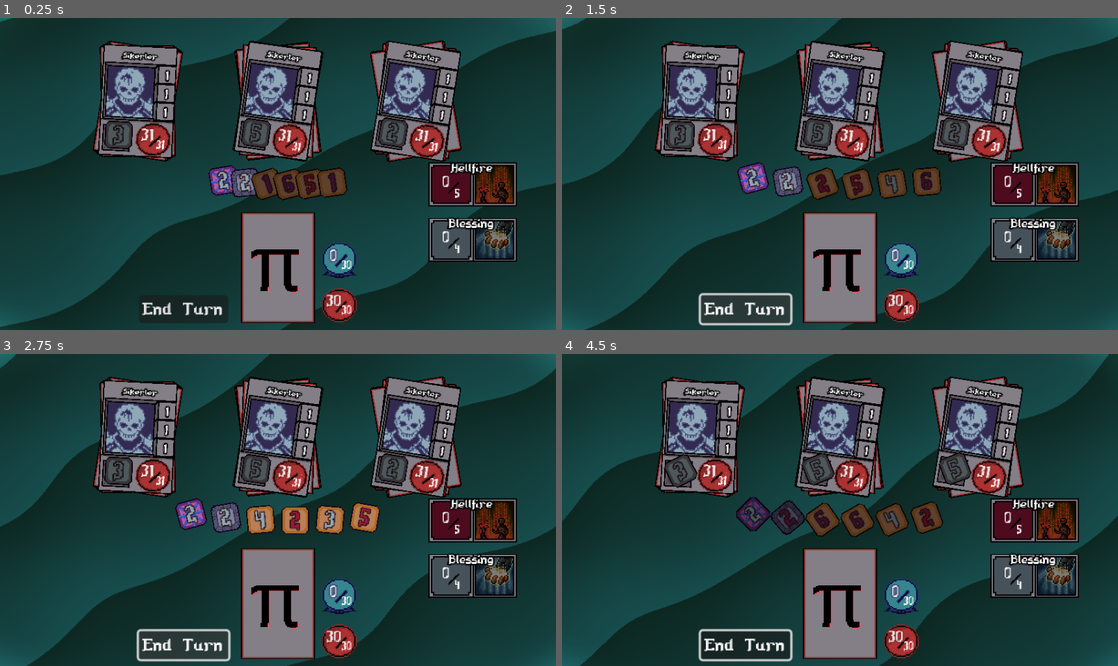
Above: before the commit, frames 1-4 (two rows, left to right).
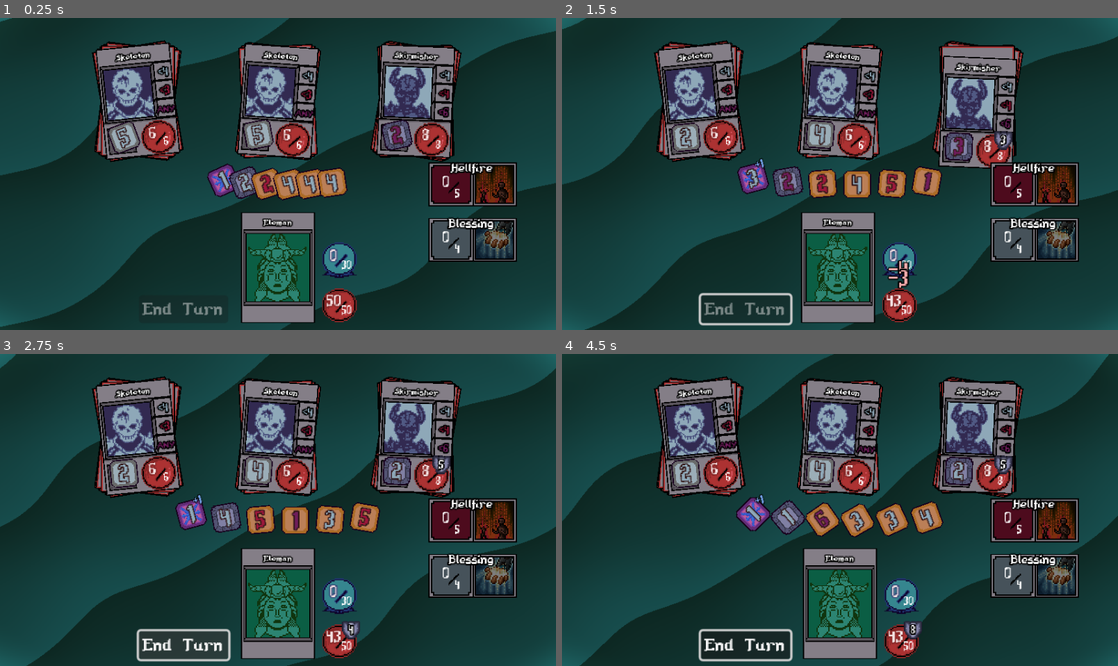
Above: after the commit, the same moments.

Repository: PneumaAetherLogos/eyvah
Game: Godot game, scene res://scenes/main_scene.tscn
Two runs of this game, one before a commit and one after it. Both use one fixed random seed, a clock stepped at 60 frames per second and the inputs below.
Inputs (mouse positions are in pixels of both pictures, inside the frame that each line leads up to):
- Up to frame 1 (0.25 s): no input
- Up to frame 2 (1.5 s): click (745, 308) at 0.5 s, where only the run before the commit has a clickable "End Turn"; click (745, 308) at 1.25 s, where only the run before the commit has a clickable "End Turn"
- Up to frame 3 (2.75 s): click (183, 644) at 2 s, where only the run before the commit has a clickable "End Turn"
- Up to frame 4 (4.5 s): move the mouse to (751, 513) at 2.77 s; hold Z (TEST) 2.78-3.53 s; click (751, 513) at 2.92 s; move the mouse to (789, 516) at 3.52 s; tap Z (TEST) at 3.6 s; click (789, 516) at 3.67 s; move the mouse to (823, 519) at 4.27 s; hold Z (TEST) from 4.28 s (still down); click (823, 519) at 4.42 s

The runs differ from the first frame. In frame 1, 17% of the frame differs, in the area x 16-83%, y 7-98%; in frame 2, 18%; in frame 3, 15%; in frame 4, 17%.
Error before the commit: Parse Error: The member "health" already exists in parent class CardNode. (res://scenes/character_nodes/character_card_node.gd:13)

Commit message:
olsana ammmk

Diff:
--- a/per_edro_ad_astra/resources/enemies/enemy.gd
+++ /dev/null
@@ -1,10 +0,0 @@
-extends Resource
-class_name Enemy
-
-@export var title: String = "UNUTMA!"
-@export var texture: Texture2D
-
-@export var health: int = 1
-
-@export var conditions: Array[Condition] = []
-@export var dice: Dice
--- a/per_edro_ad_astra/resources/enemies/skeleton.tres
+++ /dev/null
@@ -1,36 +0,0 @@
-[gd_resource type="Resource" script_class="Enemy" load_steps=8 format=3 uid="uid://cqswgw24rf8d"]
-
-[ext_resource type="Script" uid="uid://5j7ah3dic0tp" path="res://resources/condition.gd" id="1_yxr72"]
-[ext_resource type="Script" uid="uid://c1gsxp0mohjys" path="res://resources/enemies/enemy.gd" id="2_7hthy"]
-[ext_resource type="Resource" uid="uid://seavkqovy8g5" path="res://resources/dice/skeleton_dice.tres" id="2_repbl"]
-[ext_resource type="Texture2D" uid="uid://b5to7ji4xhj0v" path="res://assets/characters/skeleton.png" id="3_7hthy"]
-
-[sub_resource type="Resource" id="Resource_repbl"]
-script = ExtResource("1_yxr72")
-type = 0
-comperator = 0
-value = 4
-metadata/_custom_type_script = "uid://5j7ah3dic0tp"
-
-[sub_resource type="Resource" id="Resource_wp1rg"]
-script = ExtResource("1_yxr72")
-type = 1
-comperator = 0
-value = 3
-metadata/_custom_type_script = "uid://5j7ah3dic0tp"
-
-[sub_resource type="Resource" id="Resource_g1uiq"]
-script = ExtResource("1_yxr72")
-type = 2
-comperator = 3
-value = 0
-metadata/_custom_type_script = "uid://5j7ah3dic0tp"
-
-[resource]
-script = ExtResource("2_7hthy")
-title = "Skeleton"
-texture = ExtResource("3_7hthy")
-health = 6
-conditions = Array[ExtResource("1_yxr72")]([SubResource("Resource_repbl"), SubResource("Resource_wp1rg"), SubResource("Resource_g1uiq")])
-dice = ExtResource("2_repbl")
-metadata/_custom_type_script = "uid://c1gsxp0mohjys"
--- a/per_edro_ad_astra/scenes/card_node.gd
+++ /dev/null
@@ -1,85 +0,0 @@
-extends Node2D
-class_name CardNode
-
-@export var enemy: Enemy:
-	set(value):
-		enemy = value
-		if not value: return
-		if not is_inside_tree():
-			await ready
-		$Skin.texture = enemy.texture
-		$Title.text = enemy.title
-		health = enemy.health
-		$Conditions.set_condition_visuals(enemy.conditions)
-		$DiceNode.dice = enemy.dice
-
-var health: int:
-	set(value):
-		health = value
-		$Health.text = str(health)
-
-var flipped: bool = false:
-	set(value):
-		flipped = value
-		if flipped:
-			$Animations.play("FLIP")
-		else:
-			$Animations.play_backwards("FLIP")
-
-		$Area.monitoring = value
-		$Area.monitorable = value
-		viable = value
-
-var viable: bool = false
-
-
-func _ready() -> void:
-	$DiceNode.disabled = true
-	rotation_degrees = randf_range(-10, 10)
-	get_tree().current_scene.turn_start.connect(turn_start)
-
-
-func turn_start() -> void:
-	if viable:
-		$DiceNode.on_turn_start()
-
-
-func check_validity(t: Database.Types, v: int) -> bool:
-	for con in enemy.conditions:
-		if con.check_validity(t, v):
-			return true
-
-	return false
-
-
-
-func attack() -> void:
-	var die = $DiceNode
-	if die.disabled: return
-	var tween = create_tween()
-	tween.tween_property(self, "position", Vector2(0, 10), 0.1)
-	get_player().hp -= die.get_current_face_value()
-	tween.tween_property(self, "position", Vector2.ZERO, 0.3)
-	await tween.finished
-	tween.kill()
-
-
-func take_damage(value: int) -> void:
-	health -= value
-	if health <= 0:
-		death()
-
-func death() -> void:
-	viable = false
-	var gain_xp: int
-	if health == 0: gain_xp = 6
-	else: gain_xp = 3
-	get_tree().get_first_node_in_group("PLAYER").xp += gain_xp
-
-	$Animations.play("DEATH")
-	await $Animations.animation_finished
-	reparent(get_tree().current_scene)
-	queue_free()
-
-func get_player() -> Node2D:
-	return get_tree().get_first_node_in_group("PLAYER")
--- a/per_edro_ad_astra/scenes/card_node.tscn
+++ /dev/null
@@ -1,261 +0,0 @@
-[gd_scene load_steps=15 format=3 uid="uid://cu2aq1g23xhvy"]
-
-[ext_resource type="Texture2D" uid="uid://b5to7ji4xhj0v" path="res://assets/characters/skeleton.png" id="1_f8qrr"]
-[ext_resource type="Texture2D" uid="uid://dbkft0c8pqn8h" path="res://assets/card_base.png" id="1_q088t"]
-[ext_resource type="Script" uid="uid://ebrfi0fdvv23" path="res://scenes/card_node.gd" id="1_tg5wo"]
-[ext_resource type="Resource" uid="uid://cqswgw24rf8d" path="res://resources/enemies/skeleton.tres" id="2_vvwvd"]
-[ext_resource type="Texture2D" uid="uid://cokskq4busuo8" path="res://assets/card_back.png" id="4_t5h7p"]
-[ext_resource type="Script" uid="uid://q51pag6l8ebq" path="res://scenes/condition_nodes.gd" id="4_vvwvd"]
-[ext_resource type="PackedScene" uid="uid://bpc0hi3fts65r" path="res://scenes/dice_node.tscn" id="5_unbu0"]
-[ext_resource type="Resource" uid="uid://seavkqovy8g5" path="res://resources/dice/skeleton_dice.tres" id="6_wypkk"]
-
-[sub_resource type="Animation" id="Animation_wypkk"]
-resource_name = "DEATH"
-length = 0.6
-step = 0.005
-tracks/0/type = "value"
-tracks/0/imported = false
-tracks/0/enabled = true
-tracks/0/path = NodePath(".:position")
-tracks/0/interp = 1
-tracks/0/loop_wrap = true
-tracks/0/keys = {
-"times": PackedFloat32Array(0, 0.6),
-"transitions": PackedFloat32Array(1, 1),
-"update": 0,
-"values": [Vector2(0, 0), Vector2(0, -10)]
-}
-tracks/1/type = "value"
-tracks/1/imported = false
-tracks/1/enabled = true
-tracks/1/path = NodePath(".:modulate")
-tracks/1/interp = 1
-tracks/1/loop_wrap = true
-tracks/1/keys = {
-"times": PackedFloat32Array(0, 0.6),
-"transitions": PackedFloat32Array(1, 1),
-"update": 0,
-"values": [Color(1, 1, 1, 1), Color(1, 1, 1, 0)]
-}
-
-[sub_resource type="Animation" id="Animation_vvwvd"]
-resource_name = "FLIP"
-length = 0.2
-step = 0.005
-tracks/0/type = "value"
-tracks/0/imported = false
-tracks/0/enabled = true
-tracks/0/path = NodePath(".:scale")
-tracks/0/interp = 1
-tracks/0/loop_wrap = true
-tracks/0/keys = {
-"times": PackedFloat32Array(0, 0.1, 0.2),
-"transitions": PackedFloat32Array(1, 1, 1),
-"update": 0,
-"values": [Vector2(1, 1), Vector2(0, 1), Vector2(1, 1)]
-}
-tracks/1/type = "value"
-tracks/1/imported = false
-tracks/1/enabled = true
-tracks/1/path = NodePath("CardBack:visible")
-tracks/1/interp = 1
-tracks/1/loop_wrap = true
-tracks/1/keys = {
-"times": PackedFloat32Array(0, 0.095, 0.1, 0.2),
-"transitions": PackedFloat32Array(1, 1, 1, 1),
-"update": 1,
-"values": [true, true, false, false]
-}
-
-[sub_resource type="Animation" id="Animation_unbu0"]
-length = 0.001
-tracks/0/type = "value"
-tracks/0/imported = false
-tracks/0/enabled = true
-tracks/0/path = NodePath(".:scale")
-tracks/0/interp = 1
-tracks/0/loop_wrap = true
-tracks/0/keys = {
-"times": PackedFloat32Array(0),
-"transitions": PackedFloat32Array(1),
-"update": 0,
-"values": [Vector2(1, 1)]
-}
-tracks/1/type = "value"
-tracks/1/imported = false
-tracks/1/enabled = true
-tracks/1/path = NodePath("CardBack:visible")
-tracks/1/interp = 1
-tracks/1/loop_wrap = true
-tracks/1/keys = {
-"times": PackedFloat32Array(0),
-"transitions": PackedFloat32Array(1),
-"update": 1,
-"values": [true]
-}
-tracks/2/type = "value"
-tracks/2/imported = false
-tracks/2/enabled = true
-tracks/2/path = NodePath(".:position")
-tracks/2/interp = 1
-tracks/2/loop_wrap = true
-tracks/2/keys = {
-"times": PackedFloat32Array(0),
-"transitions": PackedFloat32Array(1),
-"update": 0,
-"values": [Vector2(0, 0)]
-}
-tracks/3/type = "value"
-tracks/3/imported = false
-tracks/3/enabled = true
-tracks/3/path = NodePath(".:modulate")
-tracks/3/interp = 1
-tracks/3/loop_wrap = true
-tracks/3/keys = {
-"times": PackedFloat32Array(0),
-"transitions": PackedFloat32Array(1),
-"update": 0,
-"values": [Color(1, 1, 1, 1)]
-}
-
-[sub_resource type="AnimationLibrary" id="AnimationLibrary_wypkk"]
-_data = {
-&"DEATH": SubResource("Animation_wypkk"),
-&"FLIP": SubResource("Animation_vvwvd"),
-&"RESET": SubResource("Animation_unbu0")
-}
-
-[sub_resource type="ShaderMaterial" id="ShaderMaterial_pnkdx"]
-
-[sub_resource type="RectangleShape2D" id="RectangleShape2D_vvwvd"]
-size = Vector2(62, 94)
-
-[node name="CardNode" type="Node2D"]
-script = ExtResource("1_tg5wo")
-enemy = ExtResource("2_vvwvd")
-
-[node name="Skin" type="Sprite2D" parent="."]
-use_parent_material = true
-position = Vector2(-8, -8)
-texture = ExtResource("1_f8qrr")
-
-[node name="CardBase" type="Sprite2D" parent="."]
-use_parent_material = true
-texture = ExtResource("1_q088t")
-
-[node name="DiceNode" parent="." instance=ExtResource("5_unbu0")]
-position = Vector2(-15, 30)
-dice = ExtResource("6_wypkk")
-
-[node name="Animations" type="AnimationPlayer" parent="."]
-libraries = {
-&"": SubResource("AnimationLibrary_wypkk")
-}
-
-[node name="Health" type="Label" parent="."]
-anchors_preset = 3
-anchor_left = 1.0
-anchor_top = 1.0
-anchor_right = 1.0
-anchor_bottom = 1.0
-offset_left = 4.0
-offset_top = 22.0
-offset_right = 28.0
-offset_bottom = 45.0
-grow_horizontal = 0
-grow_vertical = 0
-theme_override_colors/font_color = Color(0.96093, 0.676604, 0.683004, 1)
-theme_override_colors/font_outline_color = Color(0.529412, 0.152941, 0.152941, 1)
-theme_override_constants/outline_size = 4
-theme_override_font_sizes/font_size = 12
-text = "31"
-horizontal_alignment = 1
-vertical_alignment = 1
-
-[node name="Title" type="Label" parent="."]
-custom_minimum_size = Vector2(62, 16)
-anchors_preset = 8
-anchor_left = 0.5
-anchor_top = 0.5
-anchor_right = 0.5
-anchor_bottom = 0.5
-offset_left = -30.0
-offset_top = -48.0
-offset_right = 32.0
-offset_bottom = -32.0
-grow_horizontal = 2
-grow_vertical = 2
-theme_override_constants/paragraph_spacing = 0
-theme_override_constants/outline_size = 4
-theme_override_font_sizes/font_size = 6
-text = "Sikerler"
-horizontal_alignment = 1
-vertical_alignment = 1
-
-[node name="Conditions" type="Node2D" parent="."]
-script = ExtResource("4_vvwvd")
-
-[node name="Cond1" type="Label" parent="Conditions"]
-anchors_preset = 8
-anchor_left = 0.5
-anchor_top = 0.5
-anchor_right = 0.5
-anchor_bottom = 0.5
-offset_left = 15.0
-offset_top = -30.0
-offset_right = 34.0
-offset_bottom = -16.0
-grow_horizontal = 2
-grow_vertical = 2
-theme_override_constants/outline_size = 4
-theme_override_font_sizes/font_size = 8
-text = "1"
-horizontal_alignment = 1
-vertical_alignment = 1
-
-[node name="Cond2" type="Label" parent="Conditions"]
-anchors_preset = 8
-anchor_left = 0.5
-anchor_top = 0.5
-anchor_right = 0.5
-anchor_bottom = 0.5
-offset_left = 15.0
-offset_top = -14.0
-offset_right = 34.0
-grow_horizontal = 2
-grow_vertical = 2
-theme_override_constants/outline_size = 4
-theme_override_font_sizes/font_size = 8
-text = "1"
-horizontal_alignment = 1
-vertical_alignment = 1
-
-[node name="Cond3" type="Label" parent="Conditions"]
-anchors_preset = 8
-anchor_left = 0.5
-anchor_top = 0.5
-anchor_right = 0.5
-anchor_bottom = 0.5
-offset_left = 15.0
-offset_top = 2.0
-offset_right = 34.0
-offset_bottom = 16.0
-grow_horizontal = 2
-grow_vertical = 2
-theme_override_constants/outline_size = 4
-theme_override_font_sizes/font_size = 8
-text = "1"
-horizontal_alignment = 1
-vertical_alignment = 1
-
-[node name="CardBack" type="Sprite2D" parent="."]
-material = SubResource("ShaderMaterial_pnkdx")
-use_parent_material = true
-texture = ExtResource("4_t5h7p")
-
-[node name="Area" type="Area2D" parent="."]
-monitoring = false
-monitorable = false
-
-[node name="CollisionShape2D" type="CollisionShape2D" parent="Area"]
-shape = SubResource("RectangleShape2D_vvwvd")
--- a/per_edro_ad_astra/scenes/character_nodes/character_card_node.gd
+++ b/per_edro_ad_astra/scenes/character_nodes/character_card_node.gd
@@ -48,6 +48,9 @@
 
 func death() -> void:
 
+	for i in get_groups():
+		remove_from_group(i)
+
 	$Animations.play("DEATH")
 	await $Animations.animation_finished
 	reparent(get_parent())
--- a/per_edro_ad_astra/scenes/character_nodes/character_card_node.tscn
+++ b/per_edro_ad_astra/scenes/character_nodes/character_card_node.tscn
@@ -87,9 +87,9 @@
 anchor_right = 0.5
 anchor_bottom = 0.5
 offset_left = -11.0
-offset_top = -14.0
+offset_top = -13.0
 offset_right = -4.0
-offset_bottom = -4.0
+offset_bottom = -3.0
 grow_horizontal = 2
 grow_vertical = 2
 theme_override_constants/outline_size = 4
--- a/per_edro_ad_astra/scenes/condition_nodes.gd
+++ /dev/null
@@ -1,24 +0,0 @@
-extends Node2D
-
-
-func set_condition_visuals(conds: Array[Condition]) -> void:
-	for con in conds:
-		var string: String = ""
-		var child: Label = get_child(conds.find(con))
-		match con.comperator:
-			Condition.Comperator.LOWER:
-				string += "<"
-			Condition.Comperator.GREATER:
-				string += ">"
-			_:
-				string += ""
-
-		if con.comperator == Condition.Comperator.NONE:
-			string += "ANY"
-			child.set("theme_override_font_sizes/font_size", 6)
-		else:
-			string += str(con.value)
-
-
-		child.text = string
-		child.set("theme_override_colors/font_color", Database.get_color(con.type))
--- a/per_edro_ad_astra/scenes/dice_node.gd
+++ /dev/null
@@ -1,62 +0,0 @@
-extends Node2D
-class_name DiceNode
-
-@export var dice: Dice:
-	set(value):
-		dice = value
-		if not value: return
-		elif not is_inside_tree():
-			await ready
-
-		$Skin.texture = dice.texture
-		change_face()
-
-var current_face: int:
-	set(value):
-		current_face = value
-		%Value.text = str(dice.values[value])
-		%Value.set("theme_override_colors/font_color", Database.get_color(dice.face_types[value]))
-
-
-
-@export var disabled: bool = false:
-	set(value):
-		disabled = value
-		if value:
-			modulate = "808080"
-		else:
-			modulate = "ffffff"
-
-
-func change_face() -> void:
-	current_face = randi_range(0, 5)
-
-func roll() -> void:
-	$Animations.play("ROLL")
-
-
-func on_turn_start() -> void:
-	roll()
-
-func _input(event: InputEvent) -> void:
-	if event.is_action_pressed("TEST"):
-		roll()
-
-
-func on_turn_end() -> void:
-	pass
-
-
-
-func attack(_target: CardNode) -> void:
-	pass
-
-
-
-
-
-func get_current_face_type() -> Database.Types:
-	return dice.face_types[current_face]
-
-func get_current_face_value() -> int:
-	return dice.values[current_face]
--- a/per_edro_ad_astra/scenes/dice_node.tscn
+++ /dev/null
@@ -1,118 +0,0 @@
-[gd_scene load_steps=6 format=3 uid="uid://bpc0hi3fts65r"]
-
-[ext_resource type="Script" uid="uid://hpcyx13gwbh3" path="res://scenes/dice_node.gd" id="1_kn180"]
-[ext_resource type="Texture2D" uid="uid://cky3yb0gs3bws" path="res://assets/dice_base.png" id="2_kn180"]
-
-[sub_resource type="Animation" id="Animation_wwg4l"]
-length = 0.001
-tracks/0/type = "value"
-tracks/0/imported = false
-tracks/0/enabled = true
-tracks/0/path = NodePath(".:disabled")
-tracks/0/interp = 1
-tracks/0/loop_wrap = true
-tracks/0/keys = {
-"times": PackedFloat32Array(0),
-"transitions": PackedFloat32Array(1),
-"update": 1,
-"values": [false]
-}
-tracks/1/type = "value"
-tracks/1/imported = false
-tracks/1/enabled = true
-tracks/1/path = NodePath("Skin:rotation")
-tracks/1/interp = 1
-tracks/1/loop_wrap = true
-tracks/1/keys = {
-"times": PackedFloat32Array(0),
-"transitions": PackedFloat32Array(1),
-"update": 0,
-"values": [0.0]
-}
-
-[sub_resource type="Animation" id="Animation_0raj7"]
-resource_name = "ROLL"
-length = 0.5
-tracks/0/type = "value"
-tracks/0/imported = false
-tracks/0/enabled = true
-tracks/0/path = NodePath("Skin:rotation")
-tracks/0/interp = 1
-tracks/0/loop_wrap = true
-tracks/0/keys = {
-"times": PackedFloat32Array(0, 0.1, 0.2, 0.3, 0.4, 0.5),
-"transitions": PackedFloat32Array(1, 1, 1, 1, 1, 1),
-"update": 0,
-"values": [0.0, 0.785398, -0.785398, 0.785398, -0.785398, 0.0]
-}
-tracks/1/type = "method"
-tracks/1/imported = false
-tracks/1/enabled = true
-tracks/1/path = NodePath(".")
-tracks/1/interp = 1
-tracks/1/loop_wrap = true
-tracks/1/keys = {
-"times": PackedFloat32Array(0, 0.1, 0.2, 0.3, 0.4, 0.5),
-"transitions": PackedFloat32Array(1, 1, 1, 1, 1, 1),
-"values": [{
-"args": [],
-"method": &"change_face"
-}, {
-"args": [],
-"method": &"change_face"
-}, {
-"args": [],
-"method": &"change_face"
-}, {
-"args": [],
-"method": &"change_face"
-}, {
-"args": [],
-"method": &"change_face"
-}, {
-"args": [],
-"method": &"change_face"
-}]
-}
-tracks/2/type = "value"
-tracks/2/imported = false
-tracks/2/enabled = true
-tracks/2/path = NodePath(".:disabled")
-tracks/2/interp = 1
-tracks/2/loop_wrap = true
-tracks/2/keys = {
-"times": PackedFloat32Array(0, 0.5),
-"transitions": PackedFloat32Array(1, 1),
-"update": 1,
-"values": [true, false]
-}
-
-[sub_resource type="AnimationLibrary" id="AnimationLibrary_wwg4l"]
-_data = {
-&"RESET": SubResource("Animation_wwg4l"),
-&"ROLL": SubResource("Animation_0raj7")
-}
-
-[node name="DiceNode" type="Node2D"]
-script = ExtResource("1_kn180")
-
-[node name="Skin" type="Sprite2D" parent="."]
-texture = ExtResource("2_kn180")
-
-[node name="Value" type="Label" parent="Skin"]
-unique_name_in_owner = true
-offset_left = -11.0
-offset_top = -11.0
-offset_right = 13.0
-offset_bottom = 13.0
-theme_override_colors/font_outline_color = Color(0.2, 0.094, 0.094, 1)
-theme_override_constants/outline_size = 4
-theme_override_font_sizes/font_size = 16
-text = "35"
-horizontal_alignment = 1
-vertical_alignment = 1
-
-[node name="Animations" type="AnimationPlayer" parent="."]
-libraries = {
-&"": SubResource("AnimationLibrary_wwg4l")
-}
--- a/per_edro_ad_astra/scenes/dice_nodes/dice_node.gd
+++ b/per_edro_ad_astra/scenes/dice_nodes/dice_node.gd
@@ -47,10 +47,6 @@
 	change_face()
 	rolled.emit()
 
-func _input(event: InputEvent) -> void:
-	if event.is_action_pressed("TEST"):
-		roll()
-
 
 func on_turn_start() -> void:
 	disabled = false
--- a/per_edro_ad_astra/scenes/dice_nodes/player_dice_node.gd
+++ b/per_edro_ad_astra/scenes/dice_nodes/player_dice_node.gd
@@ -66,6 +66,7 @@
 
 
 
+
 func get_current_face_type() -> Database.Types:
 	return dice.face_types[current_face]
 
--- a/per_edro_ad_astra/scenes/player.gd
+++ /dev/null
@@ -1,29 +0,0 @@
-extends Node2D
-
-
-@export var max_hp: int = 30:
-	set(value):
-		max_hp = value
-		%MaxHealth.text = str(max_hp)
-
-
-var hp: int = 30:
-	set(value):
-		hp = value
-		%Health.text = str(hp)
-
-@export var max_xp: int = 30:
-	set(value):
-		max_xp = value
-		%MaxXp.text = str(max_xp)
-
-var xp: int = 0:
-	set(value):
-		xp = value
-		%Xp.text = str(xp)
-
-func _ready() -> void:
-	max_hp = max_hp
-	hp = hp
-	max_xp = max_xp
-	xp = xp
--- a/per_edro_ad_astra/scenes/player.tscn
+++ /dev/null
@@ -1,68 +0,0 @@
-[gd_scene load_steps=6 format=3 uid="uid://c8i4bl2cf2a8w"]
-
-[ext_resource type="Texture2D" uid="uid://cmxdnot0w4ffg" path="res://assets/char.png" id="1_3vyb7"]
-[ext_resource type="Script" uid="uid://fnf88u0i0nip" path="res://scenes/player.gd" id="1_dqkch"]
-[ext_resource type="Texture2D" uid="uid://1w153xrg1udv" path="res://assets/player_border.png" id="1_g2els"]
-[ext_resource type="Texture2D" uid="uid://dwml75ke6tmjk" path="res://assets/hp_bar.png" id="3_qhqgy"]
-[ext_resource type="Texture2D" uid="uid://3i5h1sqw228b" path="res://assets/xp_bar.png" id="5_qlg0r"]
-
-[node name="Player" type="Node2D" groups=["PLAYER"]]
-script = ExtResource("1_dqkch")
-
-[node name="Border" type="Sprite2D" parent="."]
-texture = ExtResource("1_g2els")
-
-[node name="Skin" type="Sprite2D" parent="."]
-texture = ExtResource("1_3vyb7")
-
-[node name="HpBar" type="Sprite2D" parent="."]
-position = Vector2(45, 19)
-texture = ExtResource("3_qhqgy")
-
-[node name="Health" type="Label" parent="HpBar"]
-unique_name_in_owner = true
-offset_left = -14.0
-offset_top = -10.0
-offset_right = 4.0
-offset_bottom = 4.0
-theme_override_font_sizes/font_size = 12
-text = "12"
-horizontal_alignment = 1
-vertical_alignment = 1
-
-[node name="MaxHealth" type="Label" parent="HpBar"]
-unique_name_in_owner = true
-offset_left = -3.0
-offset_top = 1.0
-offset_right = 15.0
-offset_bottom = 13.0
-theme_override_font_sizes/font_size = 8
-text = "12"
-horizontal_alignment = 1
-vertical_alignment = 1
-
-[node name="XpBar" type="Sprite2D" parent="."]
-position = Vector2(45, -14)
-texture = ExtResource("5_qlg0r")
-
-[node name="Xp" type="Label" parent="XpBar"]
-unique_name_in_owner = true
-offset_left = -14.0
-offset_top = -10.0
-offset_right = 4.0
-offset_bottom = 4.0
-theme_override_font_sizes/font_size = 12
-text = "0"
-horizontal_alignment = 1
-vertical_alignment = 1
-
-[node name="MaxXp" type="Label" parent="XpBar"]
-unique_name_in_owner = true
-offset_left = -3.0
-offset_top = 1.0
-offset_right = 15.0
-offset_bottom = 13.0
-theme_override_font_sizes/font_size = 8
-text = "20"
-horizontal_alignment = 1
-vertical_alignment = 1
--- a/per_edro_ad_astra/scenes/player_dice_node.gd
+++ /dev/null
@@ -1,67 +0,0 @@
-extends DiceNode
-class_name PlayerDiceNode
-
-var is_held: bool = false:
-	set(value):
-		is_held = value
-		if is_held:
-			z_index = 100
-		elif not is_held:
-			global_position = initial_pos
-			z_index = 0
-
-var initial_pos: Vector2
-
-func _process(_delta: float) -> void:
-	if is_held:
-		global_position = get_global_mouse_position()
-
-func _input(event: InputEvent) -> void:
-	if event.is_action_pressed("TEST"):
-		roll()
-
-
-
-func _on_area_input_event(_viewport: Node, event: InputEvent, _shape_idx: int) -> void:
-
-	if disabled: return
-	if event is InputEventMouseButton:
-		if event.button_index == MOUSE_BUTTON_LEFT:
-			if event.pressed and not is_held:
-				initial_pos = global_position
-				is_held = true
-
-			elif not event.pressed and is_held:
-				drop()
-
-
-func drop() -> void:
-	if not $Area.get_overlapping_areas().is_empty():
-		var area = $Area.get_overlapping_areas()[0]
-		if area.owner is CardNode:
-			attack(area.owner)
-		else:
-			is_held = false
-
-	else: is_held = false
-
-
-func attack(target: CardNode) -> void:
-	if target.viable and target.check_validity(get_current_face_type(), get_current_face_value()):
-		target.take_damage(get_current_face_value())
-		disabled = true
-	is_held = false
-
-
-
-func on_turn_end() -> void:
-	print("d")
-	disabled = true
-
-
-
-func get_current_face_type() -> Database.Types:
-	return dice.face_types[current_face]
-
-func get_current_face_value() -> int:
-	return dice.values[current_face]
--- a/per_edro_ad_astra/scenes/player_dice_node.tscn
+++ /dev/null
@@ -1,19 +0,0 @@
-[gd_scene load_steps=5 format=3 uid="uid://cwdsm85kt1t1"]
-
-[ext_resource type="PackedScene" uid="uid://bpc0hi3fts65r" path="res://scenes/dice_node.tscn" id="1_7lr2h"]
-[ext_resource type="Resource" uid="uid://d3yujdxxvexux" path="res://resources/dice/human_dice.tres" id="2_7lr2h"]
-[ext_resource type="Script" uid="uid://dl10mky5t6kdu" path="res://scenes/player_dice_node.gd" id="2_behpa"]
-
-[sub_resource type="RectangleShape2D" id="RectangleShape2D_l1g4c"]
-size = Vector2(22, 22)
-
-[node name="DiceNode" instance=ExtResource("1_7lr2h")]
-script = ExtResource("2_behpa")
-dice = ExtResource("2_7lr2h")
-
-[node name="Area" type="Area2D" parent="." index="1"]
-
-[node name="CollisionShape2D" type="CollisionShape2D" parent="Area" index="0"]
-shape = SubResource("RectangleShape2D_l1g4c")
-
-[connection signal="input_event" from="Area" to="." method="_on_area_input_event"]
--- a/per_edro_ad_astra/scenes/pseudo_3d.gdshader
+++ /dev/null
@@ -1,56 +0,0 @@
-// Hey this is Hei! This shader "fakes" a 3D-camera perspective on CanvasItems.
-// License: MIT
-
-shader_type canvas_item;
-
-// Camera FOV
-uniform float fov : hint_range(1, 179) = 90;
-uniform bool cull_back = true;
-uniform float y_rot : hint_range(-180, 180) = 0.0;
-uniform float x_rot : hint_range(-180, 180) = 0.0;
-// At 0, the image retains its size when unrotated.
-// At 1, the image is resized so that it can do a full
-// rotation without clipping inside its rect.
-uniform float inset : hint_range(0, 1) = 0.0;
-// Consider changing this to a uniform and changing it from code
-
-varying flat vec2 o;
-varying vec3 p;
-
-
-// Creates rotation matrix
-void vertex(){
-	float sin_b = sin(y_rot / 180.0 * PI);
-	float cos_b = cos(y_rot / 180.0 * PI);
-	float sin_c = sin(x_rot / 180.0 * PI);
-	float cos_c = cos(x_rot / 180.0 * PI);
-
-	mat3 inv_rot_mat;
-	inv_rot_mat[0][0] = cos_b;
-	inv_rot_mat[0][1] = 0.0;
-	inv_rot_mat[0][2] = -sin_b;
-
-	inv_rot_mat[1][0] = sin_b * sin_c;
-	inv_rot_mat[1][1] = cos_c;
-	inv_rot_mat[1][2] = cos_b * sin_c;
-
-	inv_rot_mat[2][0] = sin_b * cos_c;
-	inv_rot_mat[2][1] = -sin_c;
-	inv_rot_mat[2][2] = cos_b * cos_c;
-
-
-	float t = tan(fov / 360.0 * PI);
-	p = inv_rot_mat * vec3((UV - 0.5), 0.5 / t);
-	float v = (0.5 / t) + 0.5;
-	p.xy *= v * inv_rot_mat[2].z;
-	o = v * inv_rot_mat[2].xy;
-
-	VERTEX += (UV - 0.5) / TEXTURE_PIXEL_SIZE * t * (1.0 - inset);
-}
-
-void fragment(){
-	if (cull_back && p.z <= 0.0) discard;
-	vec2 uv = (p.xy / p.z).xy - o;
-    COLOR = texture(TEXTURE, uv + 0.5);
-	COLOR.a *= step(max(abs(uv.x), abs(uv.y)), 0.5);
-}
Binary file changed: per_edro_ad_astra/assets/enchanter_die.png
Not shown, removed: per_edro_ad_astra/resources/enemies/enemy.gd.uid
Not shown, removed: per_edro_ad_astra/scenes/card_node.gd.uid
Not shown, removed: per_edro_ad_astra/scenes/condition_nodes.gd.uid
Not shown, removed: per_edro_ad_astra/scenes/dice_node.gd.uid
Not shown, removed: per_edro_ad_astra/scenes/player.gd.uid
Not shown, removed: per_edro_ad_astra/scenes/player_dice_node.gd.uid
Not shown, removed: per_edro_ad_astra/scenes/pseudo_3d.gdshader.uid
Not shown, added: per_edro_ad_astra/scenes/dice_nodes/player_dice_node.tscn4314569686.tmp
Not shown, added: per_edro_ad_astra/scenes/dice_nodes/player_dice_node.tscn4326511146.tmp
